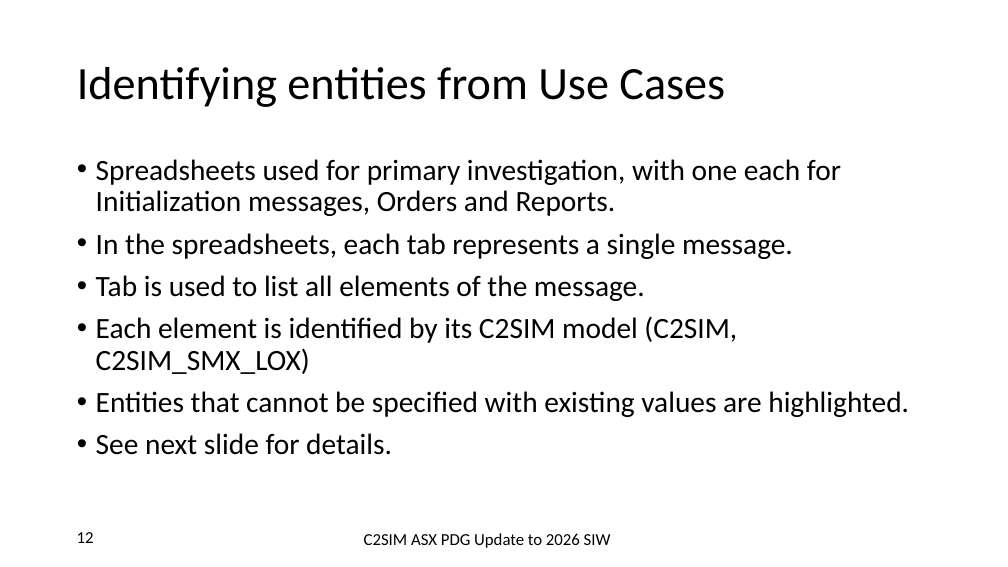
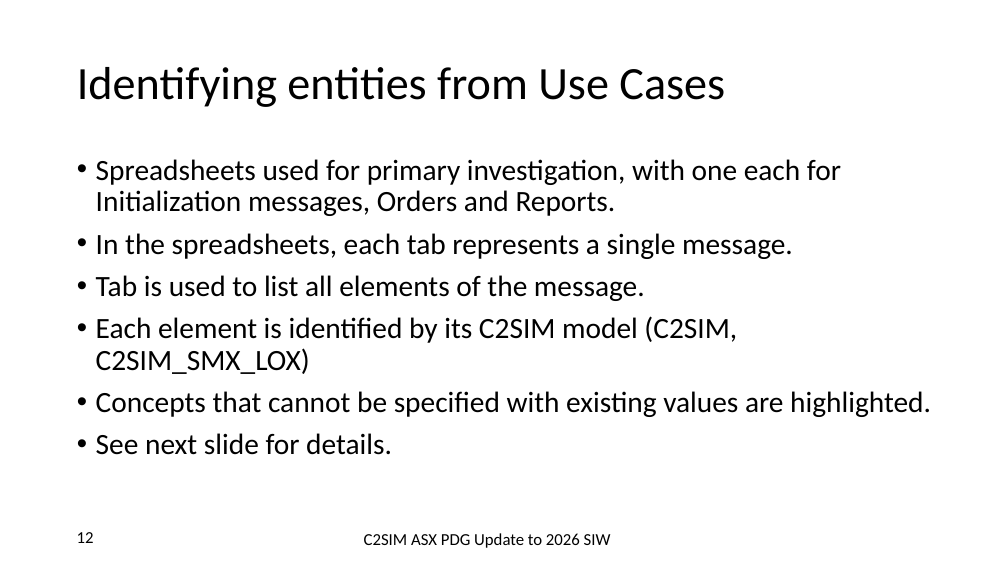
Before and after one commit to hyssostech/C2SIMArtifacts, a slide deck: slide 12 of Subgroups/ASX/Status Reporting/2026 SIW C2SIM ASX Update.pptx. Drawn at 1008x567 pixels with LibreOffice and Linux fonts; fonts in the diff are those of the drawing. Boxes give left, top, right and bottom in pixels: in the first picture for what was removed or moved away, otherwise in the second. Text is boxed around its words. In the diff, an @@ line names an element or a change of style, - is before the commit and + after.

Commit message:
Updated minor grammar issues

```diff
--- a/Subgroups/ASX/Status Reporting/2026 SIW C2SIM ASX Update.pptx
+++ b/Subgroups/ASX/Status Reporting/2026 SIW C2SIM ASX Update.pptx
@@ text at (x1=96, y1=391, x2=931, y2=417): text changed @@
-• Entities that cannot be specified with existing values are highlighted.
+• Concepts that cannot be specified with existing values are highlighted.
```
Also in this commit, not shown: 4 other slides changed.
